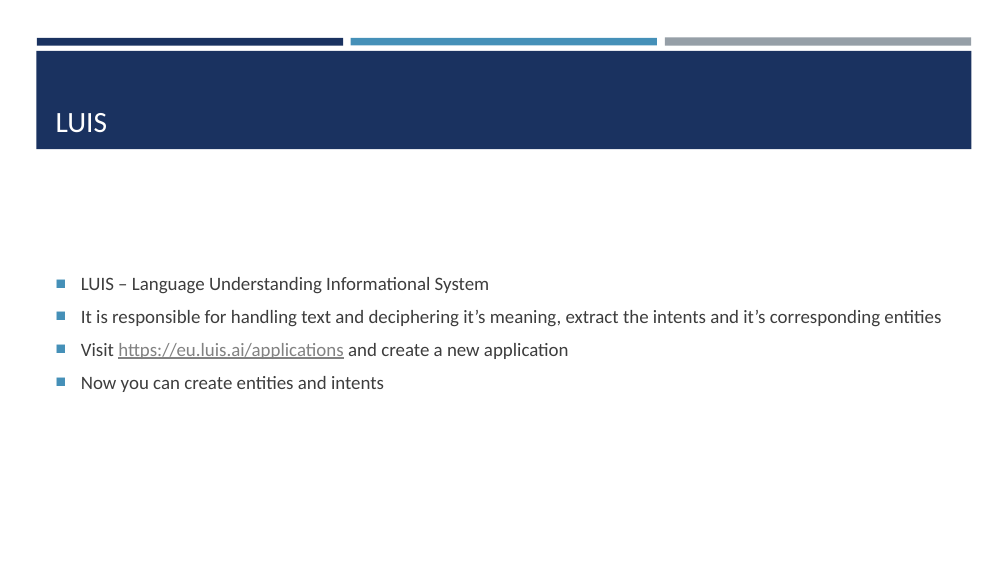
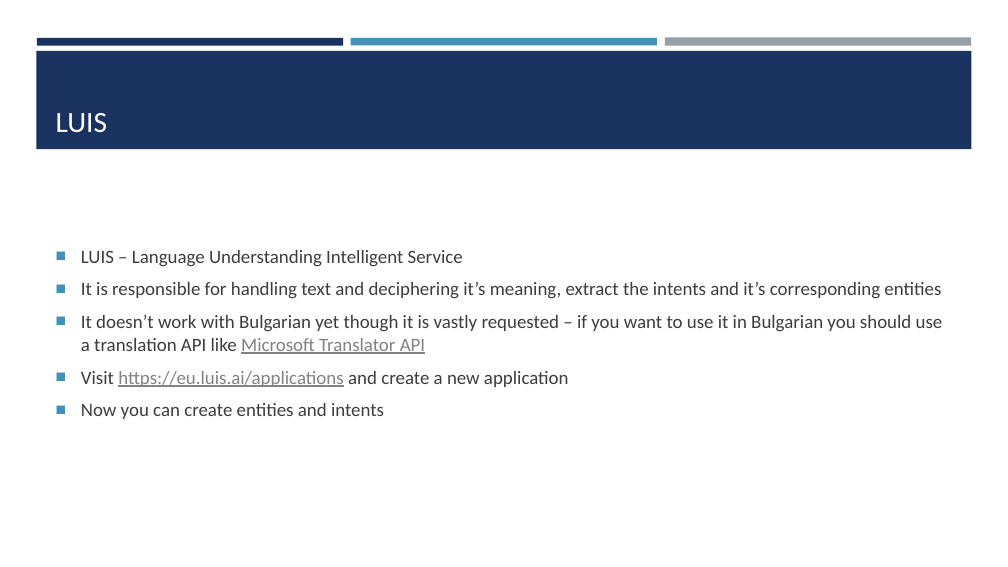
Before and after one commit to KrumovAI/ms-bot-framework-sample, a slide deck: slide 5 of resources/Microsoft Bot Framework.pptx. Drawn at 1008x567 pixels with LibreOffice and Linux fonts; fonts in the diff are those of the drawing. Boxes give left, top, right and bottom in pixels: in the first picture for what was removed or moved away, otherwise in the second. Text is boxed around its words. In the diff, an @@ line names an element or a change of style, - is before the commit and + after.

```diff
--- a/resources/Microsoft Bot Framework.pptx
+++ b/resources/Microsoft Bot Framework.pptx
@@ text at <box>81,250,463,267</box>: text changed @@
-■ LUIS – Language Understanding Informational System
+■ LUIS – Language Understanding Intelligent Service
@@ text at <box>81,315,943,354</box>: paragraph added @@
+■ It doesn’t work with Bulgarian yet though it is vastly requested – if you want to use it in Bulgarian you should use a translation API like Microsoft Translator API
```
Also in this commit, not shown: 1 other slide changed, 2 slides added.
